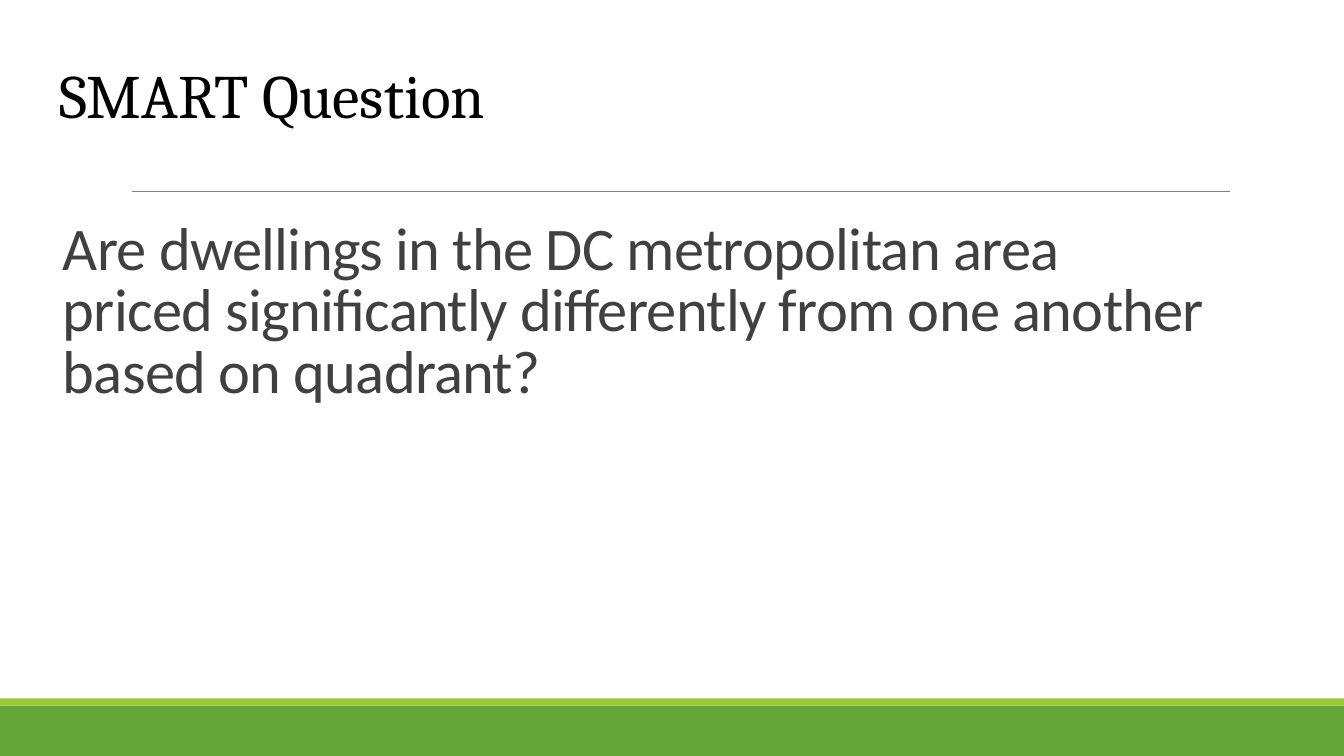
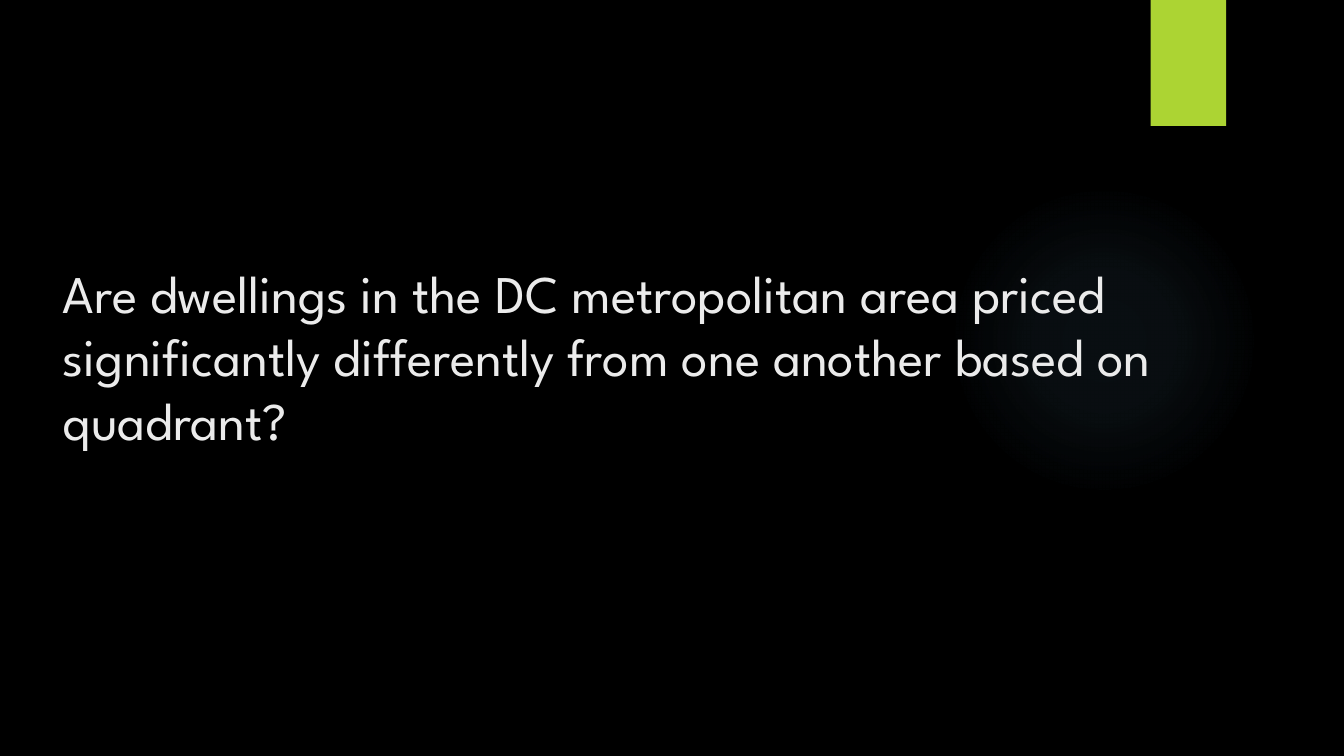
Before and after one commit to crm105/DATS6101_DataScience, a slide deck: slide 2 of eda_project/Dwellings prices in the DC metropolitan area.pptx. Drawn at 1344x756 pixels with LibreOffice and Linux fonts; fonts in the diff are those of the drawing; background and template pictures are left out. Boxes give left, top, right and bottom in pixels: in the first picture for what was removed or moved away, otherwise in the second. Text is boxed around its words. In the diff, an @@ line names an element or a change of style, - is before the commit and + after.

Commit message:
Add new PPT

```diff
--- a/eda_project/Dwellings prices in the DC metropolitan area.pptx
+++ b/eda_project/Dwellings prices in the DC metropolitan area.pptx
@@ background #FFFFFF to picture (left out) @@
@@ rectangle added at box(1150, 0, 1226, 126), fill #ACD433 @@
@@ text "SMART Question" at box(59, 60, 1219, 184): line spacing 0.9 to 1; less space between paragraphs @@
@@ line removed from (132, 192) to (1231, 192) @@
@@ ellipse added at box(949, 185, 1259, 495), fill gradient #7AC4F0 @@
@@ title "Are dwellings in the DC ..." at box(63, 276, 1150, 451): size 43.2 to 37.8 pt, font Calibri to League Spartan, text colour #404040 to #EBEBEB, letter spacing -0.5 to 0 pt; line spacing 0.85 to 1; vertical alignment bottom to top @@
@@ rectangle removed at box(0, 706, 1344, 756) @@
@@ rectangle removed at box(0, 699, 1344, 706) @@
```
Also in this commit, not shown: 3 other slides changed, 5 slides added.
